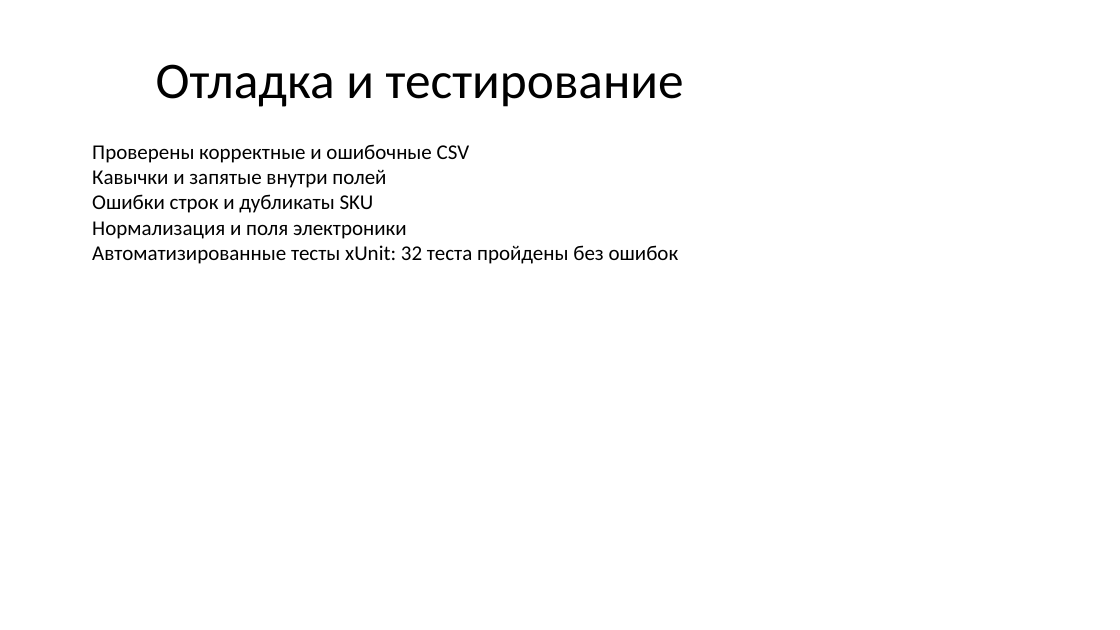
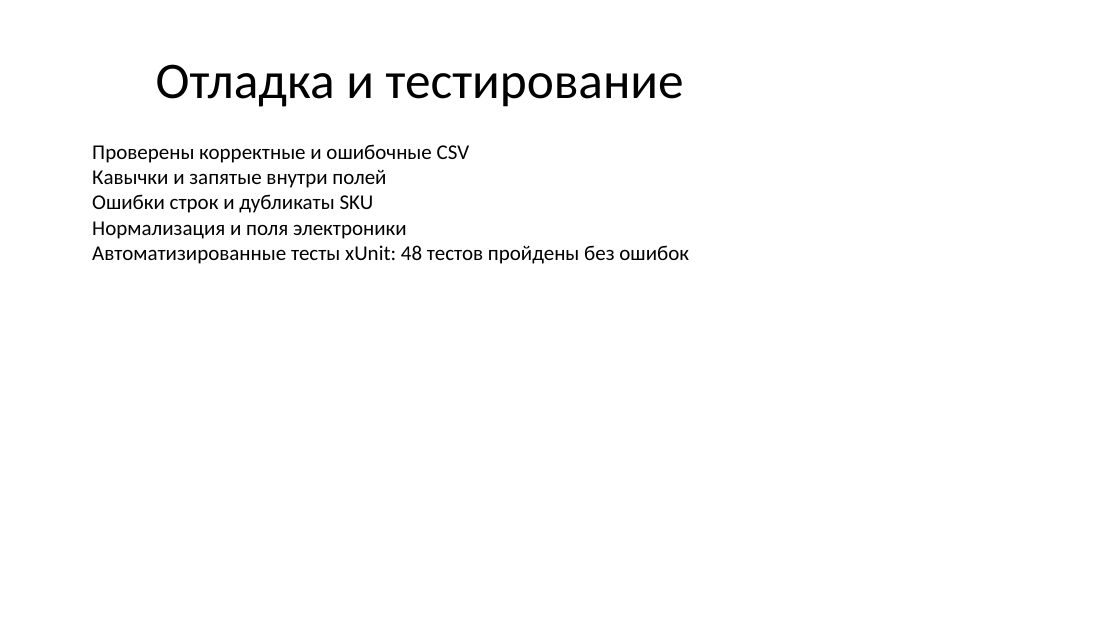
Before and after one commit to Hokpy/Project_CSV, a slide deck: slide 8 of final_documents/Презентация_ПП0201.pptx. Drawn at 1120x630 pixels with LibreOffice and Linux fonts; fonts in the diff are those of the drawing. Boxes give left, top, right and bottom in pixels: in the first picture for what was removed or moved away, otherwise in the second. Text is boxed around its words. In the diff, an @@ line names an element or a change of style, - is before the commit and + after.

```diff
--- a/final_documents/Презентация_ПП0201.pptx
+++ b/final_documents/Презентация_ПП0201.pptx
@@ text at (92,245,689,264): text changed @@
-Автоматизированные тесты xUnit: 32 теста пройдены без ошибок
+Автоматизированные тесты xUnit: 48 тестов пройдены без ошибок
```
Also in this commit, not shown: 22 other files.
